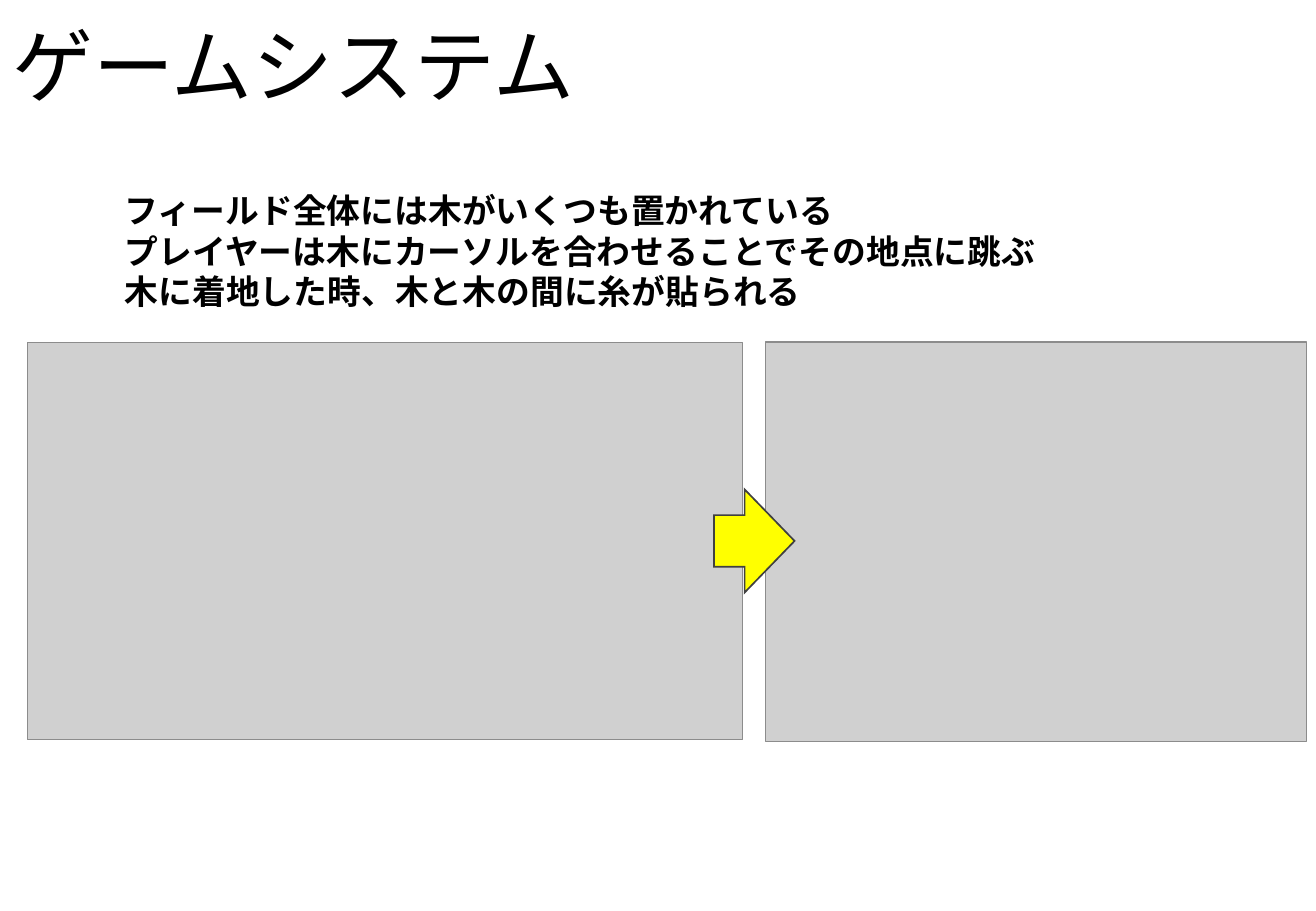
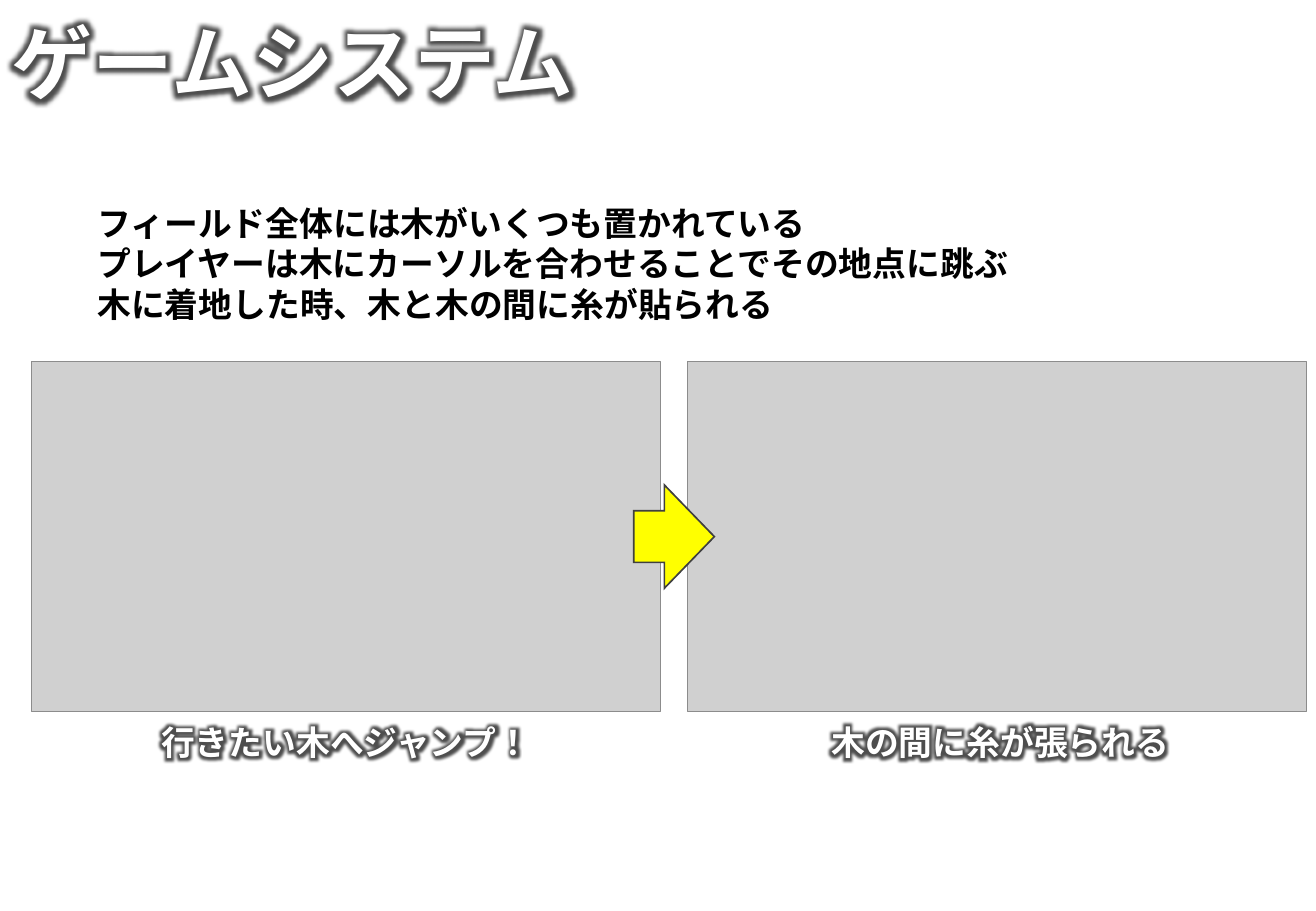
Before and after one commit to NHGC20172H02/PL, a slide deck: slide 4 of 企画や仕様(統合用)/String Territory(修正版).pptx (slide 5 before the commit). Drawn at 1316x911 pixels with LibreOffice and Linux fonts; fonts in the diff are those of the drawing; grey boxes stand for pictures; background and template pictures are left out. Boxes give left, top, right and bottom in pixels: in the first picture for what was removed or moved away, otherwise in the second. Text is boxed around its words. In the diff, an @@ line names an element or a change of style, - is before the commit and + after.

Commit message:
ジャンプの仕様書追加

```diff
--- a/企画や仕様(統合用)/String Territory(修正版).pptx
+++ b/企画や仕様(統合用)/String Territory(修正版).pptx
@@ text "ゲームシステム" at (12, 19, 574, 106): font Noto Sans CJK JP to Arial, text colour #000000 to #FFFFFF, bold on; line spacing 0.9 to 1; vertical alignment middle to top @@
@@ text "フィールド全体には木がいくつも置かれている": place and size @@
-text "フィールド全体には木がいくつも置かれている" at (125, 194, 1036, 307)
+text "フィールド全体には木がいくつも置かれている" at (97, 207, 1008, 320)
@@ picture: place and size @@
-picture at (28, 343, 744, 740)
+picture at (32, 362, 661, 712)
@@ picture: place and size @@
-picture at (766, 343, 1306, 742)
+picture at (688, 362, 1307, 712)
@@ right arrow: place and size @@
-right arrow at (715, 490, 795, 593)
+right arrow at (634, 485, 715, 588)
@@ text added at (161, 723, 530, 762), 20 pt, text #FFFFFF, bold @@
+行きたい木へジャンプ！
@@ text added at (831, 720, 1169, 764), 20 pt, text #FFFFFF, bold @@
+木の間に糸が張られる
```
Also in this commit, not shown: 6 other slides changed, 2 slides added, 2 slides removed, 14 other files.
